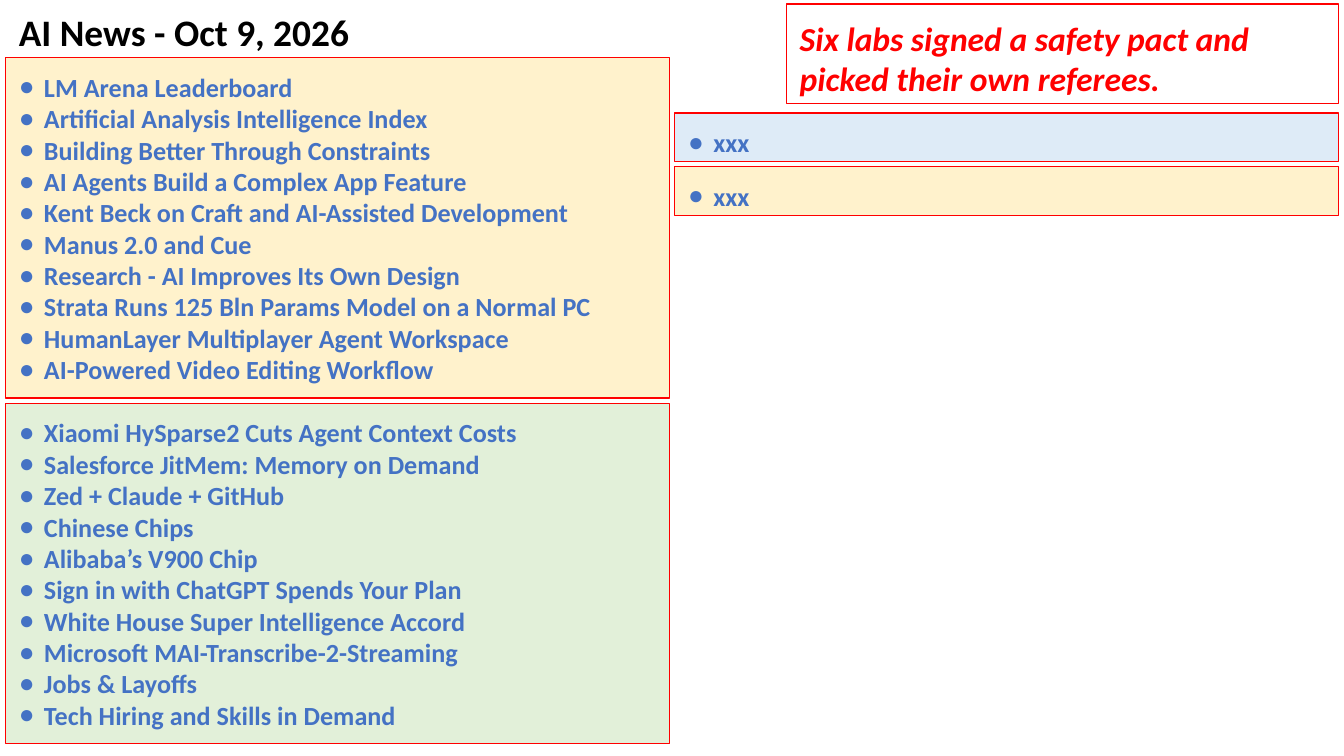
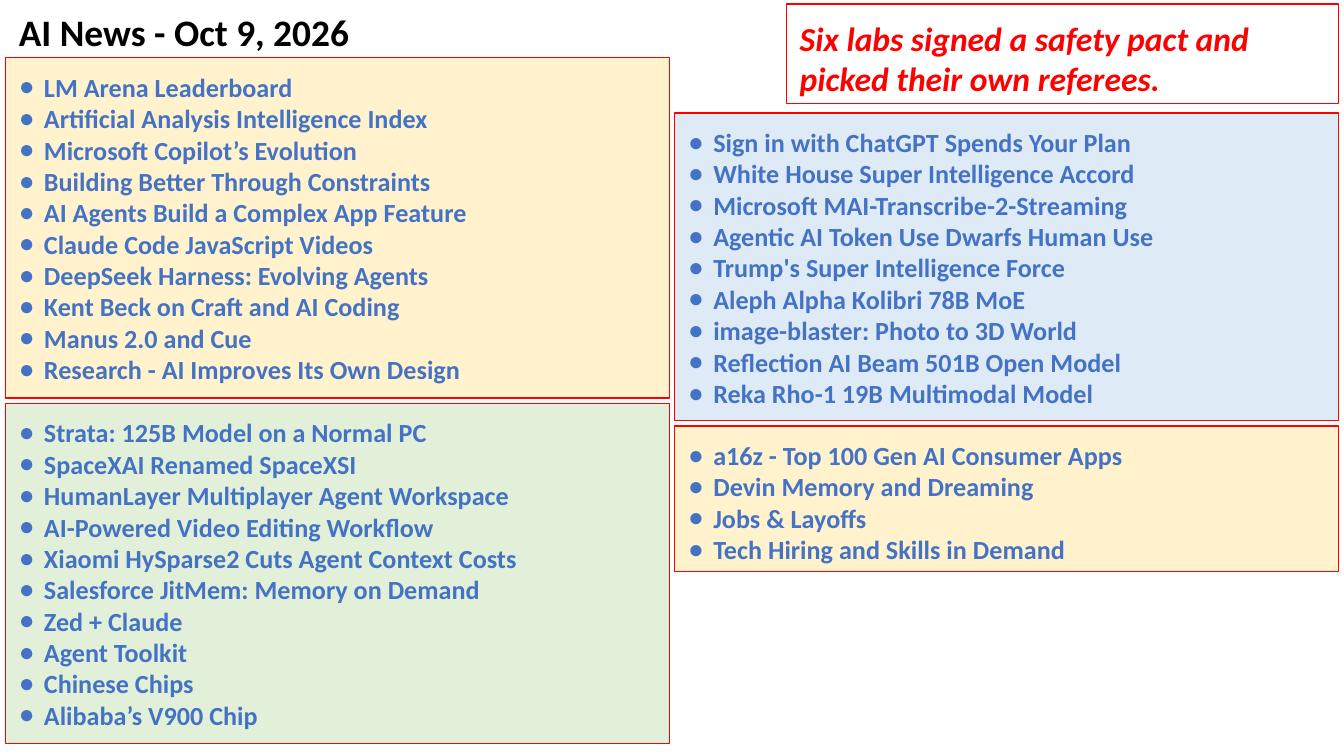
Before and after one commit to lselector/seminar, a slide deck: slide 1 of 2026/2026-10-09-AI-News.pptx. Drawn at 1344x756 pixels with LibreOffice and Linux fonts; fonts in the diff are those of the drawing. Boxes give left, top, right and bottom in pixels: in the first picture for what was removed or moved away, otherwise in the second. Text is boxed around its words. In the diff, an @@ line names an element or a change of style, - is before the commit and + after.

Commit message:
update

```diff
--- a/2026/2026-10-09-AI-News.pptx
+++ b/2026/2026-10-09-AI-News.pptx
@@ rectangle "Sign in with ChatGPT Spends ...": place and size @@
-rectangle "Sign in with ChatGPT Spends ..." at <box>675,113,1339,161</box>
+rectangle "Sign in with ChatGPT Spends ..." at <box>675,113,1339,421</box>
@@ text in rectangle at <box>44,141,357,164</box>: paragraph added @@
+● Microsoft Copilot’s Evolution
@@ text in rectangle at <box>713,133,1154,403</box>: text changed @@
-● xxx
+● Sign in with ChatGPT Spends Your Plan
+● White House Super Intelligence Accord
+● Microsoft MAI-Transcribe-2-Streaming
+● Agentic AI Token Use Dwarfs Human Use
+● Trump's Super Intelligence Force
+● Aleph Alpha Kolibri 78B MoE
+● image-blaster: Photo to 3D World
+● Reflection AI Beam 501B Open Model
+● Reka Rho-1 19B Multimodal Model
@@ rectangle removed at <box>675,167,1339,215</box> @@
-● xxx
@@ text in rectangle at <box>44,235,428,321</box>: text changed @@
-● Kent Beck on Craft and AI-Assisted Development
+● Claude Code JavaScript Videos
+● DeepSeek Harness: Evolving Agents
+● Kent Beck on Craft and AI Coding
@@ text in rectangle at <box>44,297,591,384</box>: paragraphs removed @@
-● Strata Runs 125 Bln Params Model on a Normal PC
-● HumanLayer Multiplayer Agent Workspace
-● AI-Powered Video Editing Workflow
@@ text in rectangle at <box>44,423,509,542</box>: paragraphs added @@
+● Strata: 125B Model on a Normal PC
+● SpaceXAI Renamed SpaceXSI
+● HumanLayer Multiplayer Agent Workspace
+● AI-Powered Video Editing Workflow
@@ rectangle added at <box>675,426,1339,571</box>, fill #FFF2CC, outline #FF0000 0.75 pt, 14 pt, text #4472C4, bold @@
+● a16z - Top 100 Gen AI Consumer Apps
+● Devin Memory and Dreaming
+● Jobs & Layoffs
+● Tech Hiring and Skills in Demand
@@ text in rectangle at <box>44,580,465,730</box>: paragraphs removed @@
-● Sign in with ChatGPT Spends Your Plan
-● White House Super Intelligence Accord
-● Microsoft MAI-Transcribe-2-Streaming
-● Jobs & Layoffs
-● Tech Hiring and Skills in Demand
@@ text in rectangle at <box>44,612,187,667</box>: text changed @@
-● Zed + Claude + GitHub
+● Zed + Claude
+● Agent Toolkit
```
Also in this commit, not shown: 5 other slides changed, 8 slides added.
